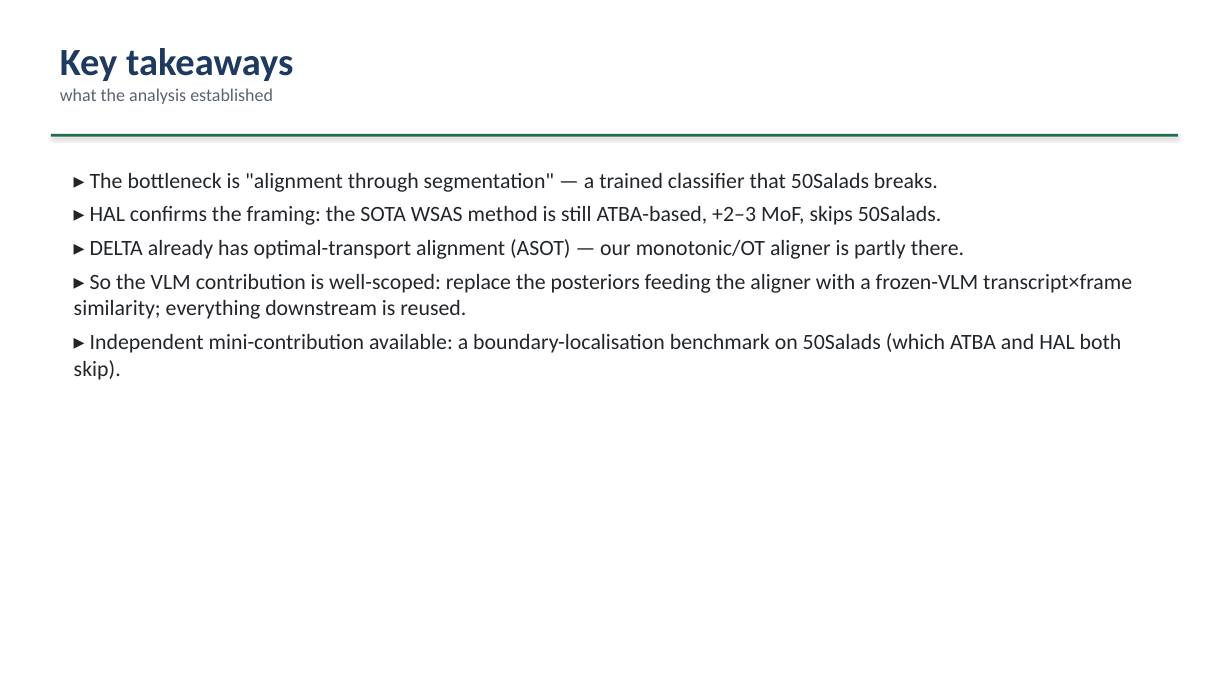
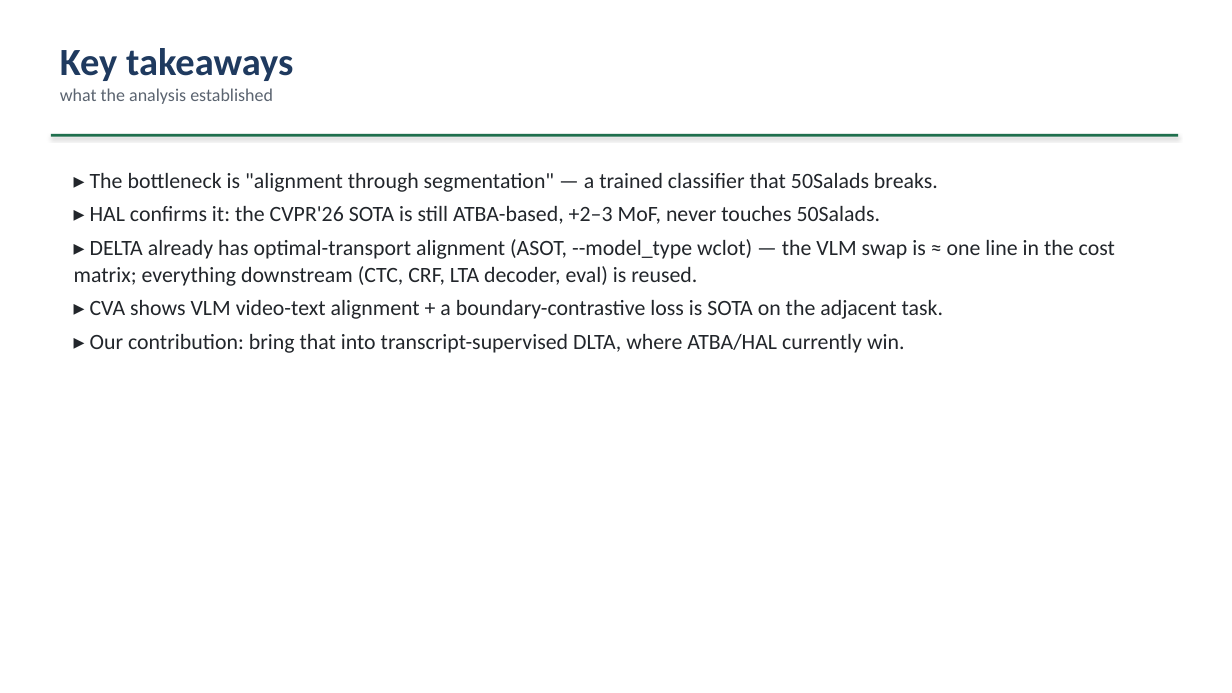
Before and after one commit to epayaslii/DELTA, a slide deck: slide 13 of slides/DELTA_progress_Mariella.pptx (slide 11 before the commit). Drawn at 1232x693 pixels with LibreOffice and Linux fonts; fonts in the diff are those of the drawing. Boxes give left, top, right and bottom in pixels: in the first picture for what was removed or moved away, otherwise in the second. Text is boxed around its words. In the diff, an @@ line names an element or a change of style, - is before the commit and + after.

Commit message:
Workstream split (Eliz->HAL, co-intern->CVA); adapt the deck
- docs/baselines-hal-cva.md: add the workstream split + Eliz's concrete HAL
  plan (H1-H7): reproduce ATBA/HAL on Breakfast, score pseudo-labels, get HAL
  running on 50Salads, port HAL into DELTA's --model_type atba, measure the
  effect on Obs%/Pred% MoC, ablate the 3 terms. Expected magnitude small; a
  clean negative is still a finding; diff_loss may transfer to the VLM aligner.
- slides/: deck adapted to the new scope -- HAL slide reframed as "my focus"
  with the open question, new CVA slide, two-axes + split slide, phased TA plan
  table, HAL H1-H7 table, "the VLM method where both workstreams land" slide,
  two-track sequencing table, updated questions. 21 slides.

```diff
--- a/slides/DELTA_progress_Mariella.pptx
+++ b/slides/DELTA_progress_Mariella.pptx
@@ text at <box>74,206,1115,353</box>: text changed @@
-▸ HAL confirms the framing: the SOTA WSAS method is still ATBA-based, +2–3 MoF, skips 50Salads.
-▸ DELTA already has optimal-transport alignment (ASOT) — our monotonic/OT aligner is partly there.
-▸ So the VLM contribution is well-scoped: replace the posteriors feeding the aligner with a frozen-VLM transcript×frame similarity; everything downstream is reused.
-▸ Independent mini-contribution available: a boundary-localisation benchmark on 50Salads (which ATBA and HAL both skip).
+▸ HAL confirms it: the CVPR'26 SOTA is still ATBA-based, +2–3 MoF, never touches 50Salads.
+▸ DELTA already has optimal-transport alignment (ASOT, --model_type wclot) — the VLM swap is ≈ one line in the cost matrix; everything downstream (CTC, CRF, LTA decoder, eval) is reused.
+▸ CVA shows VLM video-text alignment + a boundary-contrastive loss is SOTA on the adjacent task.
+▸ Our contribution: bring that into transcript-supervised DLTA, where ATBA/HAL currently win.
```
Also in this commit, not shown: 9 other slides changed, 5 slides added, 4 slides removed, 2 other files.
